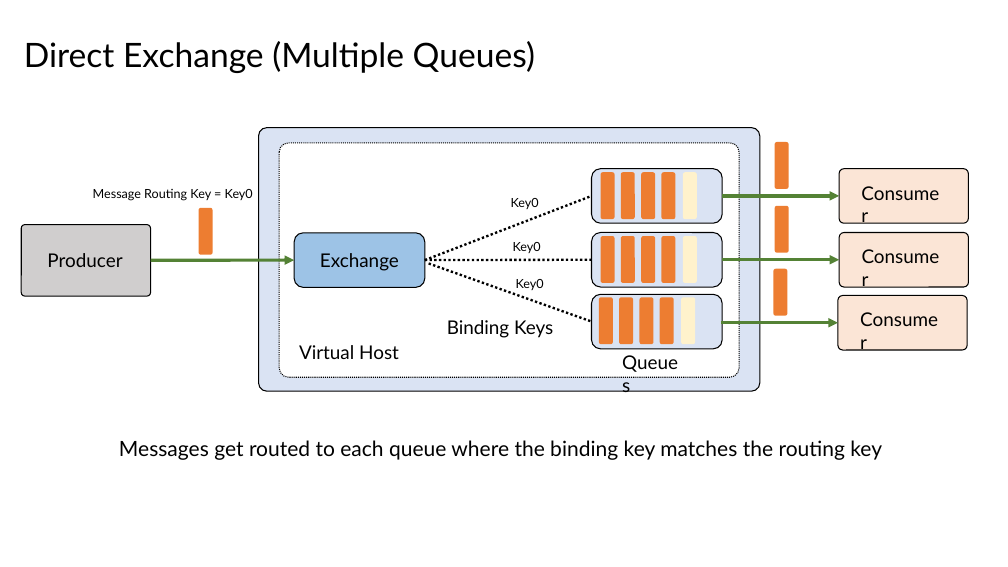
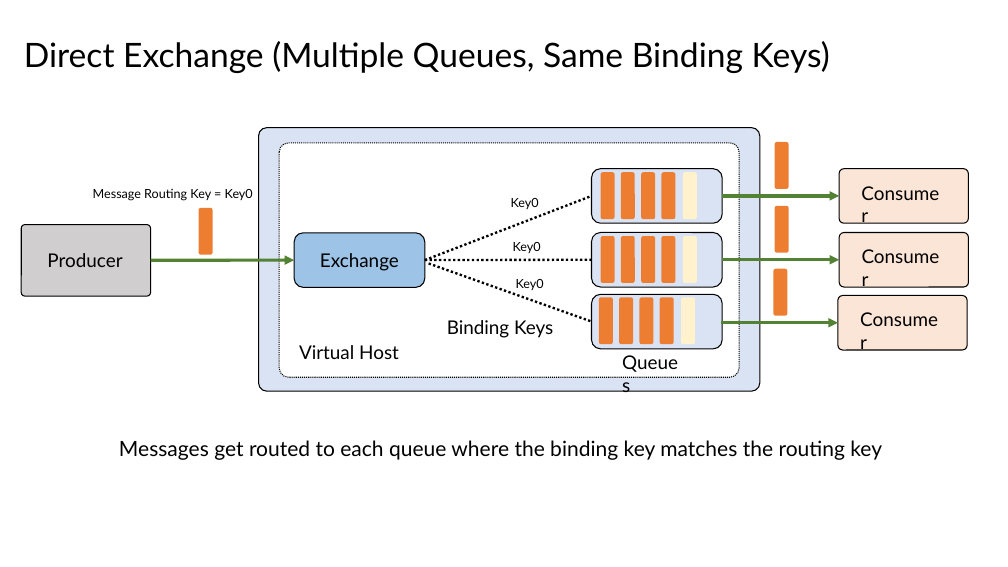
Before and after one commit to roblappcoupa/rabbitmq-presentation, a slide deck: slide 20 of Docs/RabbitMQ.pptx. Drawn at 1008x567 pixels with LibreOffice and Linux fonts; fonts in the diff are those of the drawing. Boxes give left, top, right and bottom in pixels: in the first picture for what was removed or moved away, otherwise in the second. Text is boxed around its words. In the diff, an @@ line names an element or a change of style, - is before the commit and + after.

```diff
--- a/Docs/RabbitMQ.pptx
+++ b/Docs/RabbitMQ.pptx
@@ text at <box>24,41,830,73</box>: text changed @@
-Direct Exchange (Multiple Queues)
+Direct Exchange (Multiple Queues, Same Binding Keys)
```
Also in this commit, not shown: 6 other slides changed, 11 other files.
